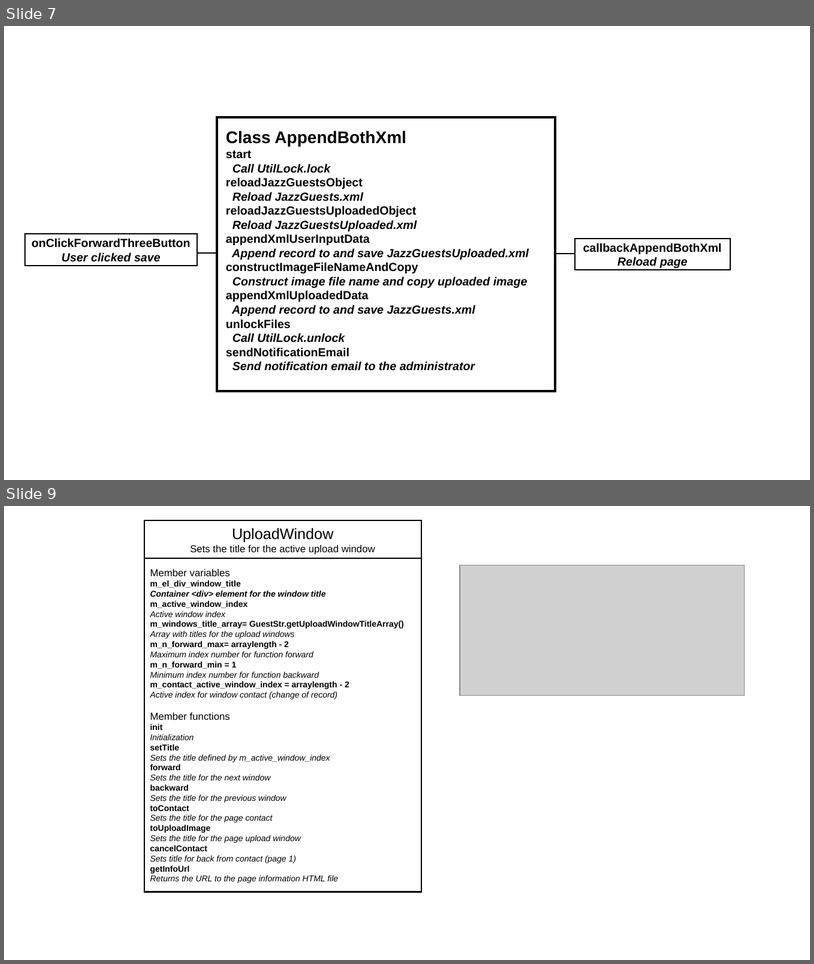
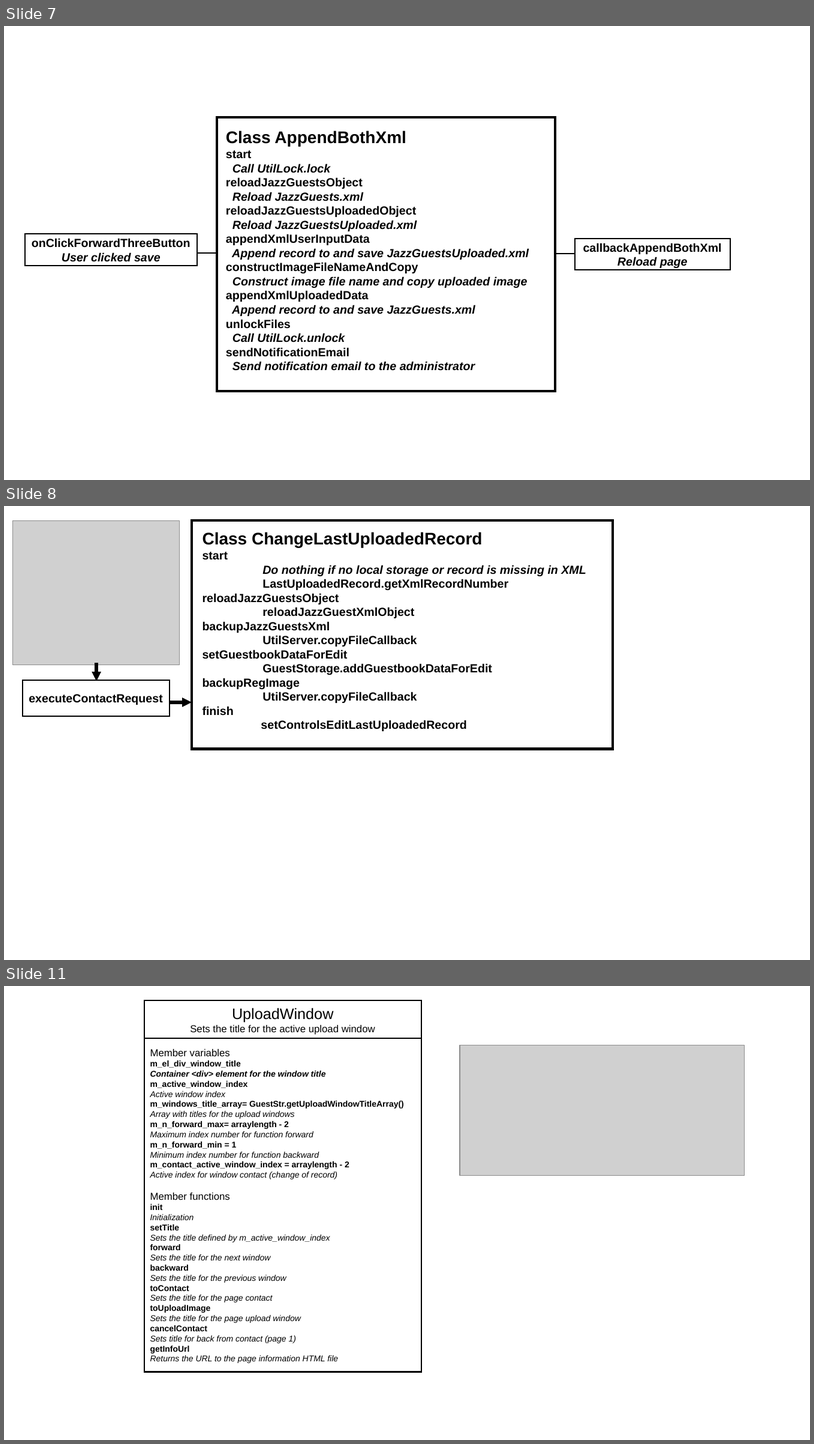
Before and after one commit to JazzLiveAarau/WwwGuestbook, a slide deck: Description/JazzGuestsUpload.pptx. Shown one above the other, each under a label of ours: slides 7 and 9 before the commit, slides 7, 8 and 11 after it; the slides between them are not shown. The pictures are 814x964 and 814x1444 pixels, drawn with LibreOffice and Linux fonts; fonts in the diff are those of the drawing; grey boxes stand for pictures. Boxes give left, top, right and bottom in pixels: in the first picture for what was removed or moved away, otherwise in the second. Text is boxed around its words. In the diff, an @@ line names an element or a change of style, - is before the commit and + after.

```diff
--- a/Description/JazzGuestsUpload.pptx
+++ b/Description/JazzGuestsUpload.pptx
@@ slide 8 added at (x1=4, y1=506, x2=810, y2=960), background #FFFFFF @@
@@ picture added at (x1=13, y1=520, x2=179, y2=665) @@
@@ rectangle added at (x1=192, y1=520, x2=613, y2=748), outline #000000 3 pt @@
@@ text added at (x1=203, y1=532, x2=586, y2=731), 14 pt, text #000000, bold @@
+Class ChangeLastUploadedRecord
+start
+Do nothing if no local storage or record is missing in XML
+LastUploadedRecord.getXmlRecordNumber
+reloadJazzGuestsObject
+reloadJazzGuestXmlObject
+backupJazzGuestsXml
+UtilServer.copyFileCallback
+setGuestbookDataForEdit
+GuestStorage.addGuestbookDataForEdit
+backupRegImage
+UtilServer.copyFileCallback
+finish
+setControlsEditLastUploadedRecord
@@ arrow added from (96, 663) to (96, 681), #000000 3.75 pt @@
@@ rectangle added at (x1=23, y1=679, x2=170, y2=716), outline #000000 1.5 pt, 14 pt, text #000000, bold @@
+executeContactRequest
@@ arrow added from (169, 702) to (192, 702), #000000 3.75 pt @@
@@ what was slide 9 is now slide 11 @@
```
Also in this commit, not shown: 1 slide changed, 1 other slide added, 3 other files.
